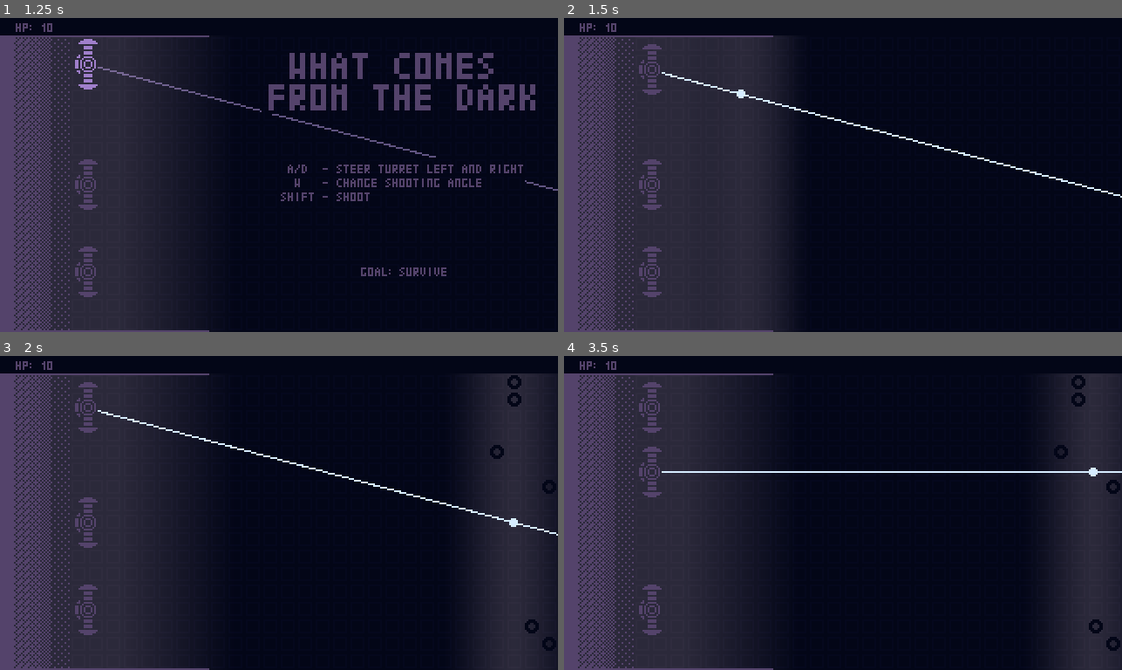
Above: before the commit, frames 1-4 (two rows, left to right).
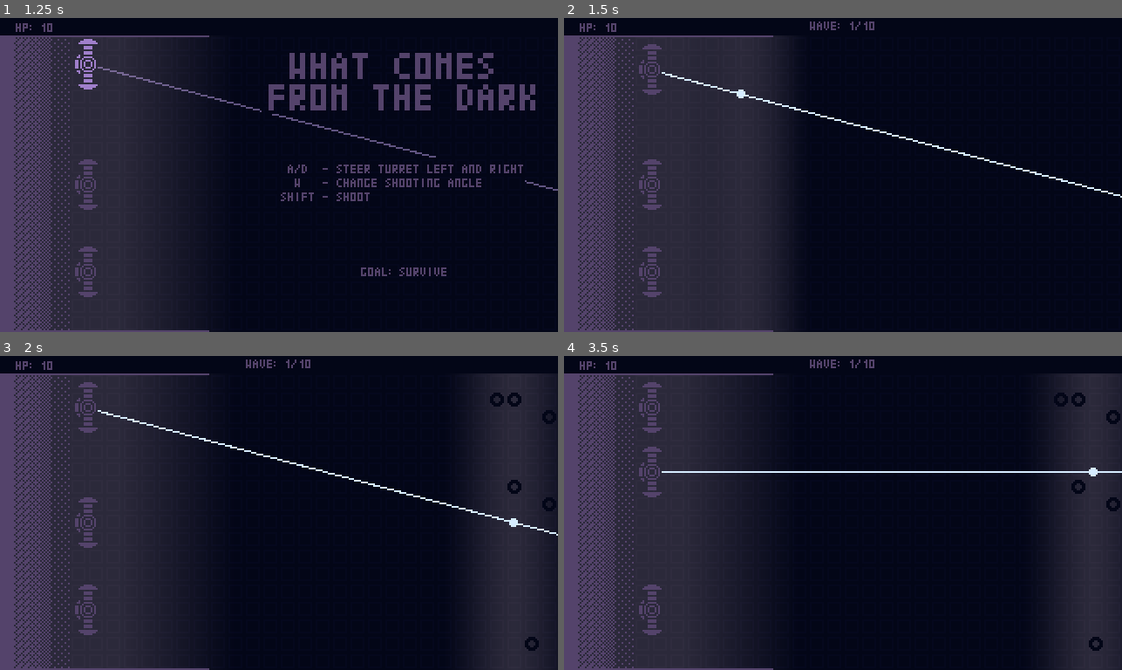
Above: after the commit, the same moments.

Repository: Aurif/Lightwave
Game: Godot game, scene res://scene.tscn
Same seed, same stepped clock (60 frames per second), same inputs: the game is played once before the commit and once after it.
Inputs:
- Up to frame 1 (1.25 s): tap Enter at 0.5 s; hold A (move_up) from 0.53 s (still down); tap W (switch_angle) at 0.6 s
- Up to frame 2 (1.5 s): release A (move_up) at 1.28 s; hold D (move_down) from 1.28 s (still down); tap Shift at 1.35 s
- Up to frame 3 (2 s): keep holding D (move_down)
- Up to frame 4 (3.5 s): release D (move_down) at 2.03 s; hold A (move_up) from 2.03 s (still down); tap W (switch_angle) at 2.1 s; tap Shift at 2.85 s

Frame 1 is identical in both runs. In frame 2, 0.1% of the frame differs, in the area x 44-56%, y 1-4%; in frame 3, 0.6%; in frame 4, 0.8%, in the area x 44-100%, y 1-94%.

Commit message:
Added waved and victory screen

Diff:
--- a/components/org/enemy_manager/enemy_manager.gd
+++ b/components/org/enemy_manager/enemy_manager.gd
@@ -3,17 +3,20 @@
 @export var enemy_prefab: PackedScene
 @export var max_size: Vector2i
 @export var tick_on_start: bool = true
+@export var wave_label: Label
+@export var light_overlay: CanvasItem
+@export var show_on_victory: CanvasItem
 
+var current_wave: int = 0
 var enemy_map: Dictionary[Vector2i, Node2D] = {}
 const MOVE_DISTANCE: int = 4
+const MAX_WAVE: int = 10
 
 signal AfterTick
 
 
 # TODO: Ramping wave difficulty
 # TODO: More enemy types
-# TODO: Some upgrades for kills
-# TODO: Way to win / final sequence
 # TODO: Ability to restart game after losing
 func _ready() -> void:
     if tick_on_start:
@@ -22,15 +25,30 @@
 func tick_enemies(instant: bool = false) -> void:
     movement_anim_delays.clear()
     _move_enemies()
-    for i in range(MOVE_DISTANCE-1, -1, -1):
-        _spawn_enemy_wave(i, instant)
 
-    if instant:
+    current_wave += 1
+    if current_wave > MAX_WAVE:
+        wave_label.text = "Kill them all"
+        if movement_anim_delays.is_empty():
+            _on_victory()
+            return
+    else:
+        wave_label.text = "Wave: %d/%d" % [current_wave, MAX_WAVE]
+
+    if current_wave <= MAX_WAVE:
+        for i in range(MOVE_DISTANCE-1, -1, -1):
+            _spawn_enemy_wave(i, instant)
+
+    if instant or movement_anim_delays.is_empty():
         AfterTick.emit()
         return
     var delay_tween: Tween = get_tree().create_tween().bind_node(self)
     delay_tween.tween_interval(movement_anim_delays.values().max()+MOVEMENT_SPEED)
     delay_tween.tween_callback(AfterTick.emit)
+
+    if current_wave == MAX_WAVE + 1:
+        var light_tween: Tween = get_tree().create_tween().bind_node(self)
+        light_tween.tween_property(light_overlay, 'modulate', Color(1, 1, 1, 0.4), 3)
 
 ###
 ### Movement
@@ -89,7 +107,7 @@
 ###
 func _spawn_enemy_wave(layer: int = 0, instant: bool = false) -> void:
     var valid_spawn_points: Array[Vector2i] = []
-    for y in range(max_size.y+1):
+    for y in range(max_size.y):
         if enemy_map.has(Vector2i(layer, y)):
             continue
         valid_spawn_points.append(Vector2i(layer, y))
@@ -113,4 +131,21 @@
     for key in enemy_map:
         if enemy_map[key] == target:
             enemy_map.erase(key)
-            return
+            break
+
+    if enemy_map.is_empty() and current_wave > MAX_WAVE:
+        _on_victory()
+
+###
+### Victory
+###
+var victory_trigger: bool = false
+func _on_victory() -> void:
+    if victory_trigger:
+        return
+    victory_trigger = true
+
+    var tween: Tween = get_tree().create_tween().bind_node(show_on_victory)
+    show_on_victory.visible = true
+    show_on_victory.modulate = Color.TRANSPARENT
+    tween.tween_property(show_on_victory, 'modulate', Color.WHITE, 3)
--- a/scene.tscn
+++ b/scene.tscn
@@ -139,11 +139,14 @@
 [node name="Laser3" parent="Lasers" instance=ExtResource("3_u3cyc")]
 position = Vector2(50, 145)
 
-[node name="Enemies" type="Node2D" parent="."]
-position = Vector2(320, 0)
+[node name="Enemies" type="Node2D" parent="." node_paths=PackedStringArray("wave_label", "light_overlay", "show_on_victory")]
+position = Vector2(320, 10)
 script = ExtResource("4_m7jmp")
 enemy_prefab = ExtResource("5_y2354")
-max_size = Vector2i(25, 18)
+max_size = Vector2i(25, 17)
+wave_label = NodePath("../UI/LabelWave")
+light_overlay = NodePath("../Darkness/Mask/ForcedLight")
+show_on_victory = NodePath("../UI/VictoryScreen")
 
 [node name="BulletTracer" type="Node" parent="." node_paths=PackedStringArray("laser", "light_pass")]
 script = ExtResource("6_ni31j")
@@ -198,6 +201,13 @@
 offset_right = 42.0
 offset_bottom = 180.0
 texture = SubResource("GradientTexture2D_fy5k1")
+
+[node name="ForcedLight" type="ColorRect" parent="Darkness/Mask"]
+modulate = Color(1, 1, 1, 0)
+custom_minimum_size = Vector2(320, 180)
+offset_right = 40.0
+offset_bottom = 40.0
+color = Color(0, 0, 0, 1)
 
 [node name="UI" type="Node2D" parent="."]
 z_index = 100
@@ -221,6 +231,21 @@
 label = NodePath(".")
 show_on_gameover = NodePath("../GameOver")
 
+[node name="LabelWave" type="Label" parent="UI" node_paths=PackedStringArray("label", "show_on_gameover")]
+visible = false
+texture_filter = 1
+offset_top = 2.0
+offset_right = 320.0
+offset_bottom = 7.0
+theme_override_colors/font_color = Color(0.32941177, 0.2627451, 0.41960785, 1)
+theme_override_fonts/font = ExtResource("10_5juve")
+theme_override_font_sizes/font_size = 7
+text = "Wave: 0"
+horizontal_alignment = 1
+script = ExtResource("11_fy5k1")
+label = NodePath(".")
+show_on_gameover = NodePath("../GameOver")
+
 [node name="GameOver" type="ColorRect" parent="UI"]
 process_mode = 3
 visible = false
@@ -254,6 +279,22 @@
 theme_override_font_sizes/font_size = 26
 text = "DARKNESS"
 horizontal_alignment = 1
+
+[node name="VictoryScreen" type="Label" parent="UI"]
+visible = false
+modulate = Color(1, 1, 1, 0)
+texture_filter = 1
+offset_left = 81.0
+offset_top = 10.0
+offset_right = 320.0
+offset_bottom = 180.0
+theme_override_colors/font_color = Color(0.32941177, 0.2627451, 0.41960785, 1)
+theme_override_fonts/font = ExtResource("10_5juve")
+theme_override_font_sizes/font_size = 16
+text = "Good job!
+you did it :)"
+horizontal_alignment = 1
+vertical_alignment = 1
 
 [node name="TitleScreen" type="Node2D" parent="."]
 z_index = 19
@@ -327,6 +368,7 @@
 
 [connection signal="FireLaser" from="Lasers/Laser" to="BulletTracer" method="start_laser"]
 [connection signal="FireLaser" from="Lasers/Laser" to="TitleScreen" method="hide" unbinds=2]
+[connection signal="FireLaser" from="Lasers/Laser" to="UI/LabelWave" method="show" unbinds=2]
 [connection signal="OnFired" from="Lasers/Laser" to="Lasers/Laser2" method="set_active"]
 [connection signal="FireLaser" from="Lasers/Laser2" to="BulletTracer" method="start_laser"]
 [connection signal="OnFired" from="Lasers/Laser2" to="Lasers/Laser3" method="set_active"]
